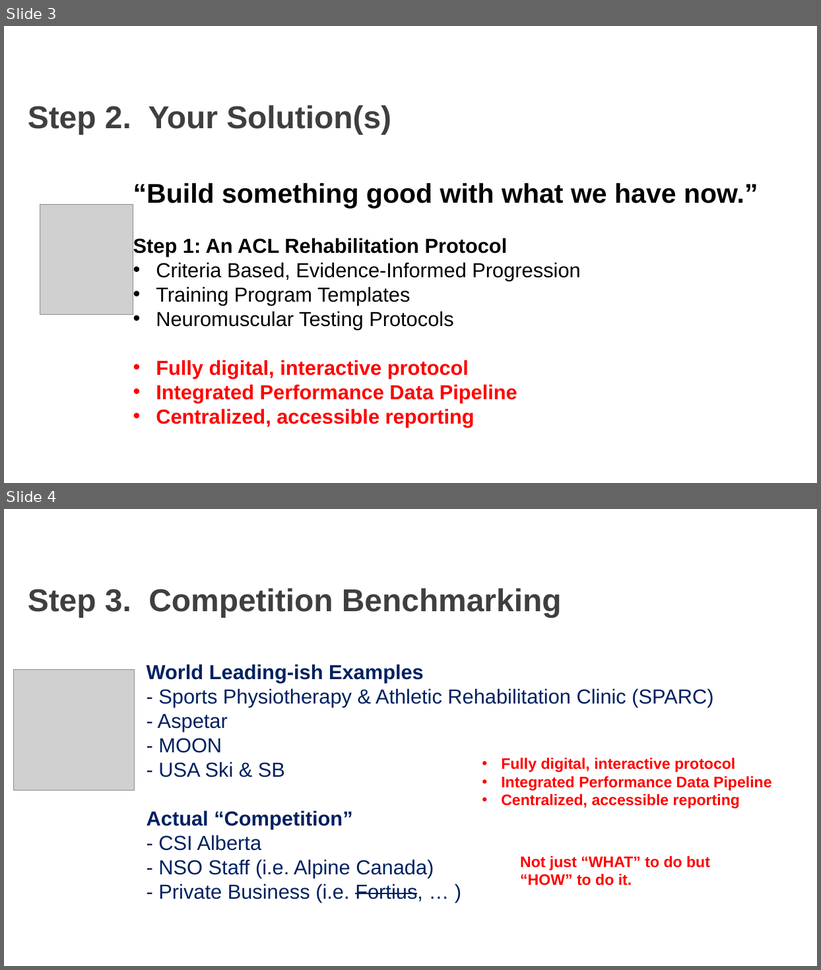
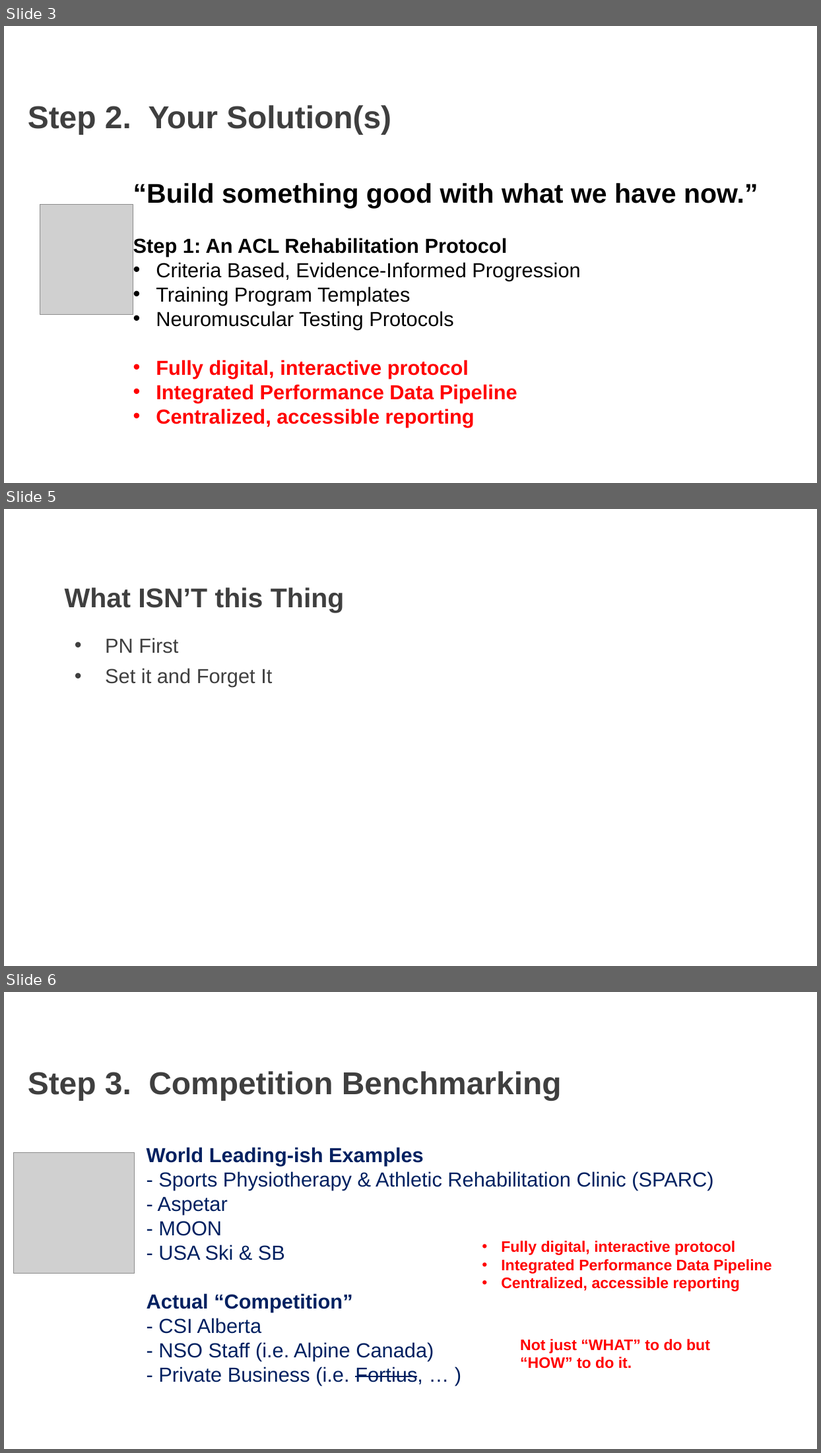
Before and after one commit to AKates717/CSI-Pacific-RTP, a slide deck: RTP Resources/RTP_Project_Pitch.pptx. Shown one above the other, each under a label of ours: slides 3 and 4 before the commit, slides 3, 5 and 6 after it; the slides between them are not shown. The pictures are 821x970 and 821x1453 pixels, drawn with LibreOffice and Linux fonts; fonts in the diff are those of the drawing; grey boxes stand for pictures; background and template pictures are left out. Boxes give left, top, right and bottom in pixels: in the first picture for what was removed or moved away, otherwise in the second. Text is boxed around its words. In the diff, an @@ line names an element or a change of style, - is before the commit and + after.

```diff
--- a/RTP Resources/RTP_Project_Pitch.pptx
+++ b/RTP Resources/RTP_Project_Pitch.pptx
@@ slide 5 added at (4, 509, 817, 966), background picture (left out) @@
@@ title added at (65, 588, 345, 613), 32 pt, text #3F3F3F, bold @@
+What ISN’T this Thing
@@ text added at (105, 638, 272, 687), 24 pt, text #3F3F3F @@
+• PN First
+• Set it and Forget It
@@ what was slide 4 is now slide 6 @@
```
Also in this commit, not shown: 1 other slide added, 19 other files.
